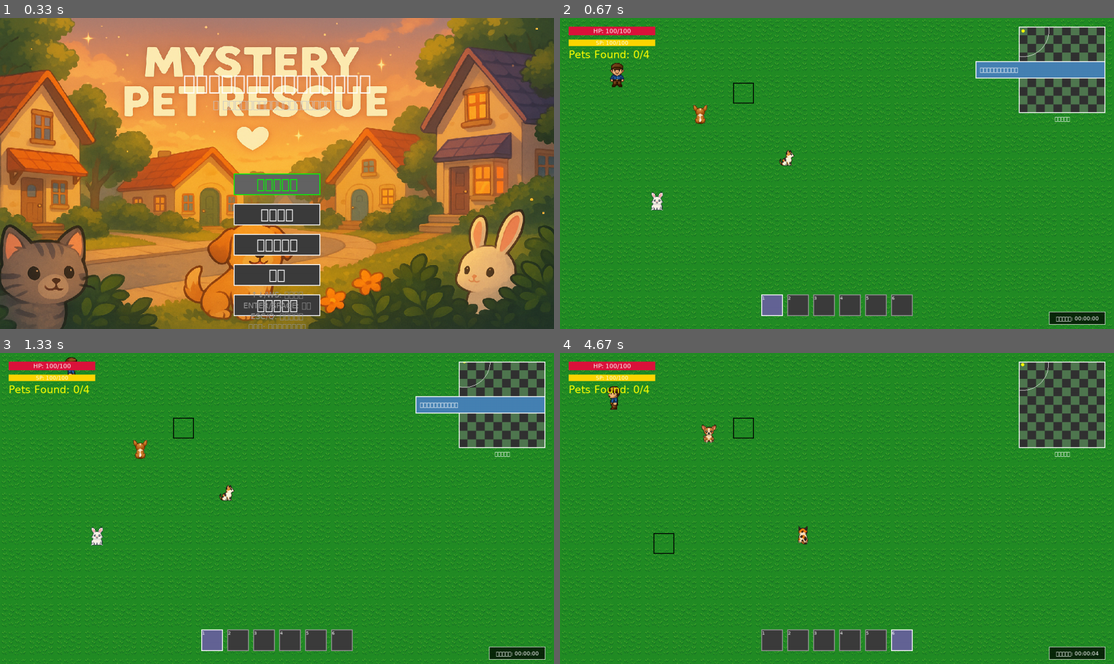
Above: before the commit, frames 1-4 (two rows, left to right).
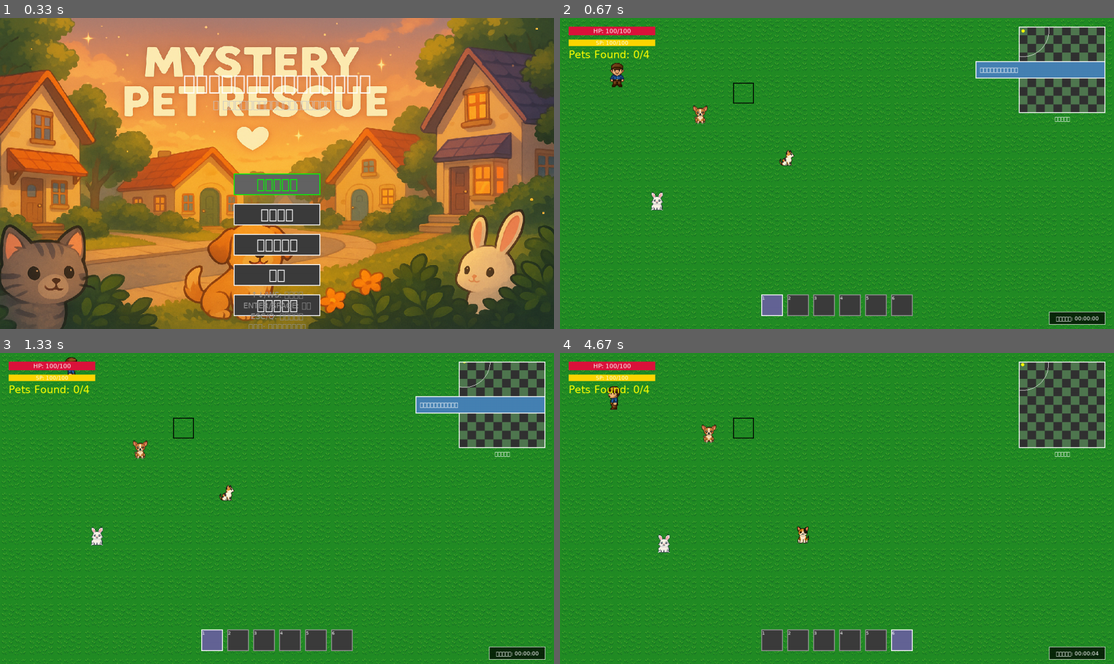
Above: after the commit, the same moments.

Repository: yuichi1000/mystery-pet-rescue
Game: pygame game, started from main.py
Two runs of this game, one before a commit and one after it. Both use one fixed random seed, a clock stepped at 60 frames per second and the inputs below.
Inputs (mouse positions are in pixels of both pictures, inside the frame that each line leads up to):
- Up to frame 1 (0.33 s): no input
- Up to frame 2 (0.67 s): tap Enter at 0.33 s
- Up to frame 3 (1.33 s): hold Up 0.67-1.13 s; move the mouse to (254, 520) at 0.7 s; hold Right from 1.17 s (still down)
- Up to frame 4 (4.67 s): release Right at 1.63 s; hold Left 1.67-2.2 s; tap 6 at 1.82, 3.15, 4.62 s; hold Down 2.23-2.53 s; tap T at 2.38, 3.55 s; hold Left 2.57-2.97 s; hold Up 3-3.37 s; hold Right 3.4-4.03 s; hold Down 4.07-4.43 s; tap 1 at 4.22 s; hold Left from 4.47 s (still down)

Frame 1 is identical in both runs. In frame 2, less than 0.1% of the frame differs, in the area x 24-27%, y 27-35%; in frame 3, less than 0.1%; in frame 4, 0.3%, in the area x 16-45%, y 55-65%.

Commit message:
fix: 犬のスプライト向き問題を根本解決
🐕 問題: 犬のスプライト画像のfront/backが逆になっていた
✅ 解決: スプライト読み込み時にfront/backを入れ替え

修正内容:
- 犬専用のスプライトマッピングを追加
- frontが必要な時 → backファイルを読み込み
- backが必要な時 → frontファイルを読み込み
- 他のペット（猫、うさぎ、鳥）は正常なまま

これで犬が正しい向きで表示されます

Diff:
--- a/src/entities/pet.py
+++ b/src/entities/pet.py
@@ -80,19 +80,36 @@
     def _load_sprites(self) -> Dict[str, pygame.Surface]:
         """ペットスプライトを読み込み"""
         sprites = {}
-        directions = ["front", "back", "left", "right"]
+
+        # スプライトファイル名と実際の方向のマッピング
+        # 犬のスプライトは前後が逆になっているため修正
+        if self.data.pet_type == PetType.DOG:
+            sprite_mapping = {
+                "front": "back",   # frontスプライトを使いたい時はbackファイルを読み込む
+                "back": "front",   # backスプライトを使いたい時はfrontファイルを読み込む
+                "left": "left",
+                "right": "right"
+            }
+        else:
+            # 他のペットは正常
+            sprite_mapping = {
+                "front": "front",
+                "back": "back",
+                "left": "left",
+                "right": "right"
+            }
 
         # ペットタイプに応じたスプライトパスを決定
         sprite_prefix = f"pet_{self.data.pet_type.value}_001"
 
-        for direction in directions:
-            sprite_path = f"pets/{sprite_prefix}_{direction}.png"
+        for direction, file_direction in sprite_mapping.items():
+            sprite_path = f"pets/{sprite_prefix}_{file_direction}.png"
             sprite = self.asset_manager.load_image(sprite_path, (48, 48))
             if sprite:
                 sprites[direction] = sprite
-                print(f"✅ ペットスプライト読み込み: {sprite_prefix}_{direction}")
+                print(f"✅ ペットスプライト読み込み: {sprite_prefix}_{file_direction} → {direction}")
             else:
-                print(f"⚠️ ペットスプライト読み込み失敗: {sprite_prefix}_{direction}")
+                print(f"⚠️ ペットスプライト読み込み失敗: {sprite_prefix}_{file_direction}")
 
         return sprites
 
@@ -201,11 +218,11 @@
                 self.velocity_x = (dx / distance) * self.speed * 0.8
                 self.velocity_y = (dy / distance) * self.speed * 0.8
 
-                # 方向を更新（画面座標系に合わせて修正）
+                # 方向を更新（正しい方向判定）
                 if abs(dx) > abs(dy):
                     self.direction = "right" if dx > 0 else "left"
                 else:
-                    self.direction = "back" if dy > 0 else "front"  # Y軸方向を修正
+                    self.direction = "front" if dy > 0 else "back"  # 元に戻す
         else:
             # 十分近い場合は停止
             self.velocity_x = 0
@@ -223,11 +240,11 @@
         self.velocity_x = math.cos(angle) * self.speed
         self.velocity_y = math.sin(angle) * self.speed
 
-        # 方向を更新（画面座標系に合わせて修正）
+        # 方向を更新（正しい方向判定）
         if abs(self.velocity_x) > abs(self.velocity_y):
             self.direction = "right" if self.velocity_x > 0 else "left"
         else:
-            self.direction = "back" if self.velocity_y > 0 else "front"  # Y軸方向を修正
+            self.direction = "front" if self.velocity_y > 0 else "back"  # 元に戻す
 
     def _update_movement(self, time_delta: float):
         """移動を更新"""
